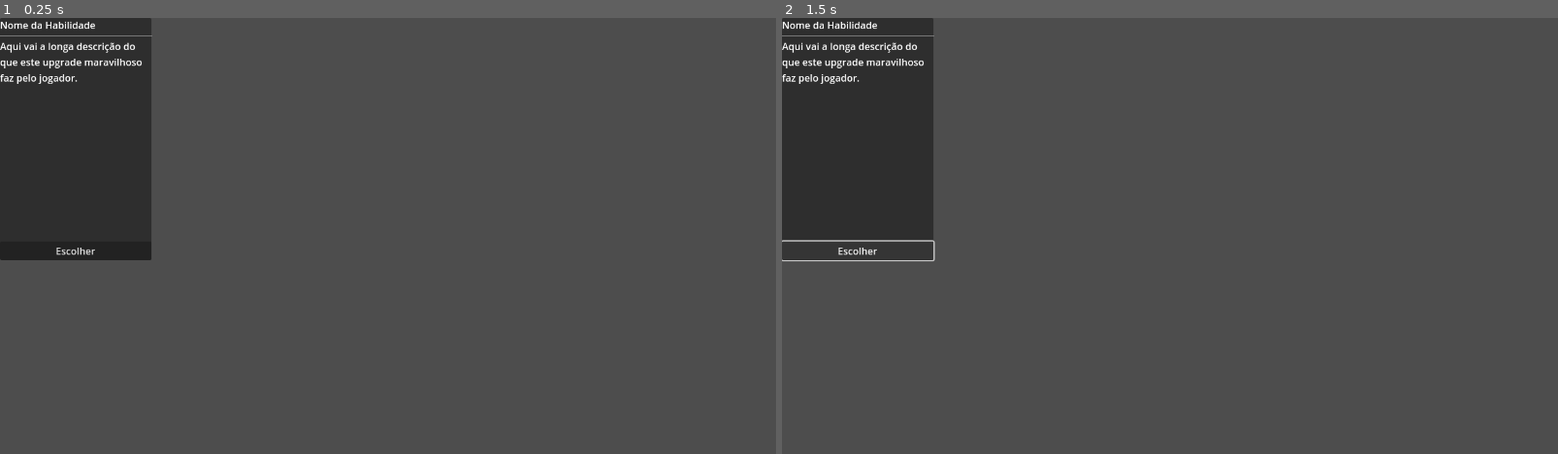
Above: before the commit, frames 1-2 (left to right).
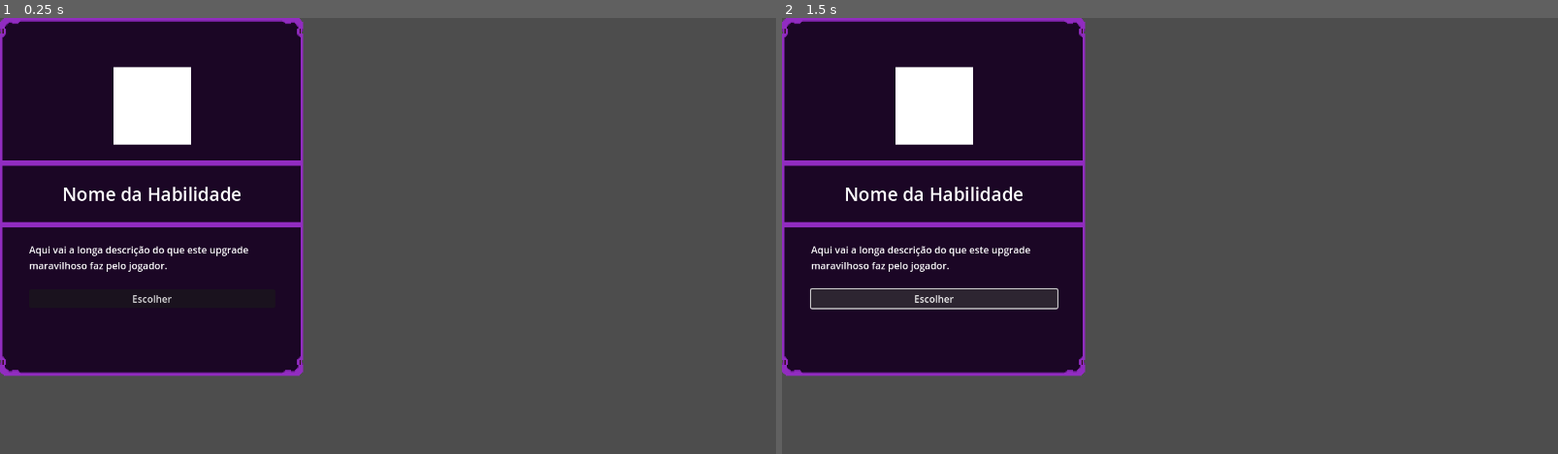
Above: after the commit, the same moments.

Repository: Da6-Dev/D3-Future-Survivor
Game: Godot game, scene res://Scenes/ui/upgrade_card.tscn
Two runs of this game, one before a commit and one after it. Both use one fixed random seed, a clock stepped at 60 frames per second and the inputs below. This scene is started directly instead of the project's main scene.
Inputs:
- Up to frame 1 (0.25 s): no input
- Up to frame 2 (1.5 s): click "Escolher" at 0.5 s; tap Enter at 1.25 s; hold D (move_right) from 1.28 s (still down)

The runs differ from the first frame. In frame 1, 32% of the frame differs, in the area x 0-40%, y 0-83%; in frame 2, 32%.

Commit message:
Alterações na HUD

Diff:
--- /dev/null
+++ b/Art/HUD-UI/Tema.tres
@@ -0,0 +1,13 @@
+[gd_resource type="Theme" load_steps=3 format=3 uid="uid://c0r8e3ecqnmxp"]
+
+[ext_resource type="Texture2D" uid="uid://bjkdj2r458hyn" path="res://Art/HUD-UI/PanelContainer.png" id="1_yrrpl"]
+
+[sub_resource type="StyleBoxTexture" id="StyleBoxTexture_qfnb3"]
+texture = ExtResource("1_yrrpl")
+texture_margin_left = 48.13365
+texture_margin_top = 80.50273
+texture_margin_right = 45.60385
+texture_margin_bottom = 86.78256
+
+[resource]
+PanelContainer/styles/panel = SubResource("StyleBoxTexture_qfnb3")
--- a/Scenes/player/player.tscn
+++ b/Scenes/player/player.tscn
@@ -149,6 +149,7 @@
 motion_mode = 1
 script = ExtResource("1_v0iea")
 speed = 150.0
+max_health = 20000
 
 [node name="PlayerAnimations" type="AnimatedSprite2D" parent="."]
 position = Vector2(0, -19.999998)
--- a/Scenes/ui/hud.tscn
+++ b/Scenes/ui/hud.tscn
@@ -28,6 +28,7 @@
 anchor_bottom = 1.0
 grow_horizontal = 2
 grow_vertical = 2
+metadata/_edit_lock_ = true
 
 [node name="ExperienceContainer" type="BoxContainer" parent="Control"]
 custom_minimum_size = Vector2(0, 40)
--- a/Scenes/ui/hud_hability_placeholder.tscn
+++ b/Scenes/ui/hud_hability_placeholder.tscn
@@ -1,10 +1,10 @@
 [gd_scene load_steps=3 format=3 uid="uid://dq18yrw10arfn"]
 
-[sub_resource type="CanvasTexture" id="CanvasTexture_dv71w"]
+[ext_resource type="Texture2D" uid="uid://btjj7hwo182fk" path="res://Art/HUD-UI/ContainersPequenos.png" id="1_svudh"]
 
 [sub_resource type="LabelSettings" id="LabelSettings_k4x02"]
 font_size = 25
-font_color = Color(0.012617188, 0.012617188, 0.012617188, 1)
+font_color = Color(0.3254902, 0.8235294, 1, 1)
 
 [node name="HudHabilityPlaceholder" type="MarginContainer"]
 custom_minimum_size = Vector2(80, 80)
@@ -14,7 +14,7 @@
 [node name="HabilityTexture" type="TextureRect" parent="."]
 custom_minimum_size = Vector2(60, 60)
 layout_mode = 2
-texture = SubResource("CanvasTexture_dv71w")
+texture = ExtResource("1_svudh")
 
 [node name="CooldownLabel" type="Label" parent="HabilityTexture"]
 custom_minimum_size = Vector2(50, 50)
@@ -24,6 +24,7 @@
 anchor_bottom = 1.0
 grow_horizontal = 2
 grow_vertical = 2
+theme_override_colors/font_color = Color(1, 1, 1, 1)
 text = "0"
 label_settings = SubResource("LabelSettings_k4x02")
 horizontal_alignment = 1
--- a/Scenes/ui/upgrade_card.tscn
+++ b/Scenes/ui/upgrade_card.tscn
@@ -1,22 +1,45 @@
-[gd_scene load_steps=2 format=3 uid="uid://hsbka7hhhfdl"]
+[gd_scene load_steps=4 format=3 uid="uid://hsbka7hhhfdl"]
 
 [ext_resource type="Script" uid="uid://qfn15brs5d63" path="res://Scripts/ui/upgrade_card.gd" id="1_0dsk3"]
+[ext_resource type="Theme" uid="uid://c0r8e3ecqnmxp" path="res://Art/HUD-UI/Tema.tres" id="1_l7ayb"]
+
+[sub_resource type="StyleBoxLine" id="StyleBoxLine_l7ayb"]
+color = Color(0.5686275, 0.17254902, 0.7529412, 1)
+grow_begin = 48.0
+grow_end = 45.0
+thickness = 9
 
 [node name="UpgradeCard" type="PanelContainer"]
-custom_minimum_size = Vector2(250, 400)
-offset_right = 40.0
-offset_bottom = 40.0
+custom_minimum_size = Vector2(500, 400)
+offset_right = 389.7375
+offset_bottom = 591.2853
+theme = ExtResource("1_l7ayb")
 script = ExtResource("1_0dsk3")
 
 [node name="VBoxContainer" type="VBoxContainer" parent="."]
 layout_mode = 2
+theme_override_constants/separation = 28
+
+[node name="ColorRect" type="ColorRect" parent="VBoxContainer"]
+custom_minimum_size = Vector2(128, 128)
+layout_mode = 2
+size_flags_horizontal = 4
+size_flags_vertical = 4
+
+[node name="HSeparator2" type="HSeparator" parent="VBoxContainer"]
+layout_mode = 2
+theme_override_styles/separator = SubResource("StyleBoxLine_l7ayb")
 
 [node name="AbilityNameLabel" type="Label" parent="VBoxContainer"]
 layout_mode = 2
+theme_override_font_sizes/font_size = 30
 text = "Nome da Habilidade"
+horizontal_alignment = 1
+vertical_alignment = 1
 
-[node name="HSeparator" type="HSeparator" parent="VBoxContainer"]
+[node name="HSeparator3" type="HSeparator" parent="VBoxContainer"]
 layout_mode = 2
+theme_override_styles/separator = SubResource("StyleBoxLine_l7ayb")
 
 [node name="DescriptionLabel" type="Label" parent="VBoxContainer"]
 custom_minimum_size = Vector2(250, 0)
@@ -24,10 +47,6 @@
 text = "Aqui vai a longa descrição do que este upgrade maravilhoso faz pelo jogador."
 autowrap_mode = 2
 
-[node name="Spacer" type="Control" parent="VBoxContainer"]
-layout_mode = 2
-size_flags_vertical = 3
-
 [node name="ChooseButton" type="Button" parent="VBoxContainer"]
 layout_mode = 2
 text = "Escolher
--- a/Scenes/ui/upgrade_screen.tscn
+++ b/Scenes/ui/upgrade_screen.tscn
@@ -14,13 +14,16 @@
 anchor_bottom = 1.0
 grow_horizontal = 2
 grow_vertical = 2
-color = Color(0, 0, 0, 0.5882353)
+color = Color(0.034066956, 3.8381266e-05, 0.12018225, 0.41960785)
+metadata/_edit_lock_ = true
 
 [node name="MarginContainer" type="MarginContainer" parent="ColorRect"]
 layout_mode = 1
 anchors_preset = 15
 anchor_right = 1.0
 anchor_bottom = 1.0
+offset_top = 61.0
+offset_bottom = 37.0
 grow_horizontal = 2
 grow_vertical = 2
 theme_override_constants/margin_left = 50
@@ -39,6 +42,9 @@
 horizontal_alignment = 1
 
 [node name="CardContainer" type="HBoxContainer" parent="ColorRect/MarginContainer/VBoxContainer"]
+custom_minimum_size = Vector2(1000, 550)
 layout_mode = 2
-size_flags_vertical = 3
+size_flags_horizontal = 4
+size_flags_vertical = 6
+theme_override_constants/separation = 48
 alignment = 1
Binary file added: Art/HUD-UI/ContainersPequenos.png
Not shown, added: Art/HUD-UI/ContainersPequenos.png.import
Binary file added: Art/HUD-UI/PanelContainer.png
Not shown, added: Art/HUD-UI/PanelContainer.png.import
